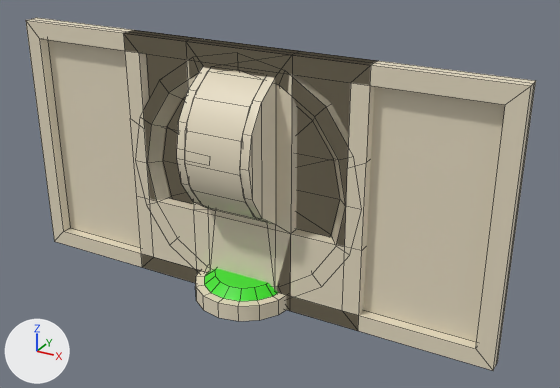
The FBX model Assets/Models/displays.fbx as it was, and as the next commit left it.
The view is the same before and after, from a 50 mm lens placed at (0.425, -0.69, 0.485), pointed at (0.031, 0.028, 0.126). Every picture has the same lights, and +X, +Y and +Z are marked at lower left. Mesh edges are drawn as thin lines. Where no turn or scale is listed for an object, it has been applied to the vertices.

Objects in the first picture: 'display_01', 'display_02', 'display_03', 'display_06', 'display_roll', 'indicator_light01'.
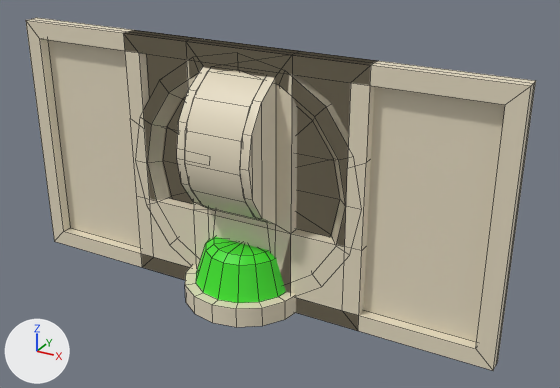
The change in detail:
Mesh me_circle_011 is new.
It has 81 vertices, 81 faces and spans x -0.0738..0.0738, y -0.0738..0.0738, z 0.0..0.0718.
Faces by material slot: [33, 48].
It uses material mat_m_assets (its picture is missing).
It uses material mat_m_light (green #3fe72a).
Object 'siren_light01' (ob_siren_light01) is new; it shows me_circle_011.
Its location is (0.0, 0.0, 0.0).

Changed parts and their boxes (x1, y1, x2, y2) in the pictures (560 x 388 px):
'siren_light01', added (green): after (185, 237, 296, 327)
    faces in mat_m_light (green #3fe72a): (196, 237, 286, 303)
    faces in mat_m_assets (its picture is missing): (185, 266, 296, 327)
'indicator_light01', unchanged, covered by the edit: before (195, 268, 286, 321)
